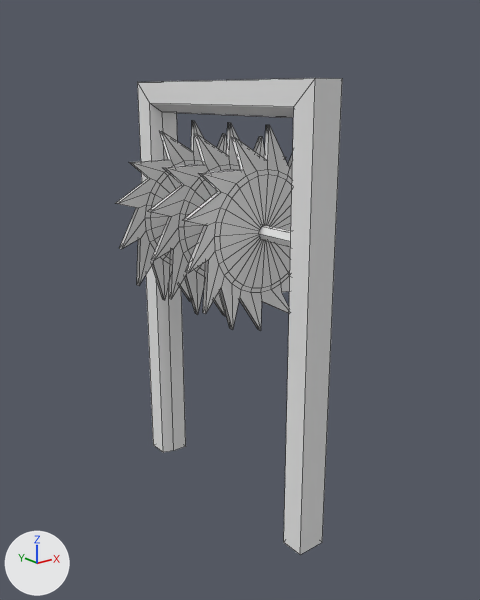
The OBJ model Graduation_Game/Assets/Objects_fbx/sawMachine.obj: old version first, new version second.
Before and after are seen from a 50 mm camera at (-7.53, -9.67, 8.42) aimed at (0.15, -0.07, 4.58). The axes (+X, +Y, +Z) are drawn at lower left. The lights are the same throughout. Mesh edges are drawn as thin lines. Where no turn or scale is listed for an object, it has been applied to the vertices.

The first picture shows 'sawMachine'.
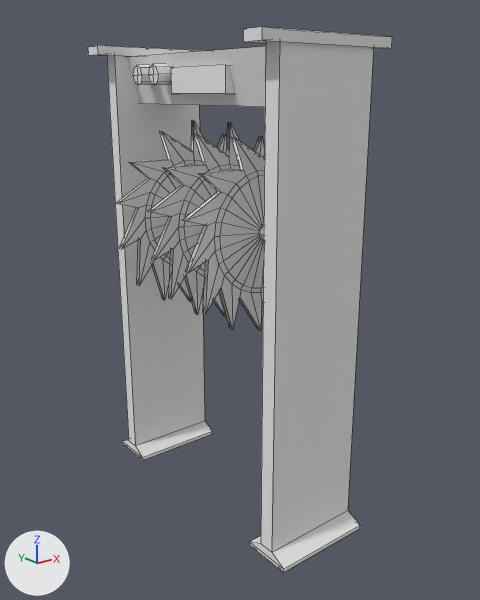
Where the change shows, as pixel boxes [x1, y1, x2, y2] in the pictures (480 x 600 px):
'sawMachine', reshaped (34% wider, 14% taller): before [116, 78, 342, 555]; after [88, 27, 392, 572]
part 1 of me_sawmachine, added: after [171, 65, 235, 94]
part 2 of me_sawmachine, added: after [88, 45, 213, 460]
part 3 of me_sawmachine, added: after [243, 27, 392, 572]
part 4 of me_sawmachine, added: after [133, 65, 152, 85]
part 5 of me_sawmachine, added: after [148, 64, 171, 85]
part 6 of me_sawmachine, cut back: before [137, 78, 342, 555]; after [127, 46, 265, 107]

Diff of the bpy script that builds the scene:
```diff
--- a/Graduation_Game/Assets/Objects_fbx/sawMachine.obj.py
+++ b/Graduation_Game/Assets/Objects_fbx/sawMachine.obj.py
@@ me_sawmachine @@
 # used by ob_sawmachine; location = (0.0, 0.0, 0.0)
-me_sawmachine.from_pydata(...)  # 706 vertices, 705 faces; spans x -1.71..1.74, y -2.38..2.7, z 0.37..8.61
+me_sawmachine.from_pydata(...)  # 802 vertices, 794 faces; spans x -1.71..1.74, y -2.69..2.94, z 0.53..9.25
+# me_sawmachine part 1: a new loose piece, a box spanning x -0.72..0.15, y -0.8..0.8, z 8.39..8.83, in mat_initialshadinggroup (white #e7e7e7)
+# me_sawmachine part 2: a new loose piece of 32 vertices spanning x -1.34..1.33, y 2.0..2.94, z 0.53..9.25, in mat_initialshadinggroup (white #e7e7e7)
+# me_sawmachine part 3: a new loose piece of 32 vertices spanning x -1.34..1.33, y -2.69..-1.75, z 0.53..9.25, in mat_initialshadinggroup (white #e7e7e7)
+# me_sawmachine part 4: a new loose piece of 18 vertices spanning x -0.93..-0.56, y 1.42..1.77, z 8.54..8.91, in mat_initialshadinggroup (white #e7e7e7)
+# me_sawmachine part 5: a new loose piece of 18 vertices spanning x -0.93..-0.56, y 0.87..1.22, z 8.54..8.91, in mat_initialshadinggroup (white #e7e7e7)
+# me_sawmachine part 6
+# 20 vertices are removed from x -0.29..0.29, y -2.38..2.7, z 0.37..8.61
+# 15 faces are deleted
+# 8 vertices are added at x -0.71..0.71, y -2.17..2.48, z 8.2..9.06
+# 6 new faces join them
 me_sawmachine.materials.append(mat_initialshadinggroup)
```
